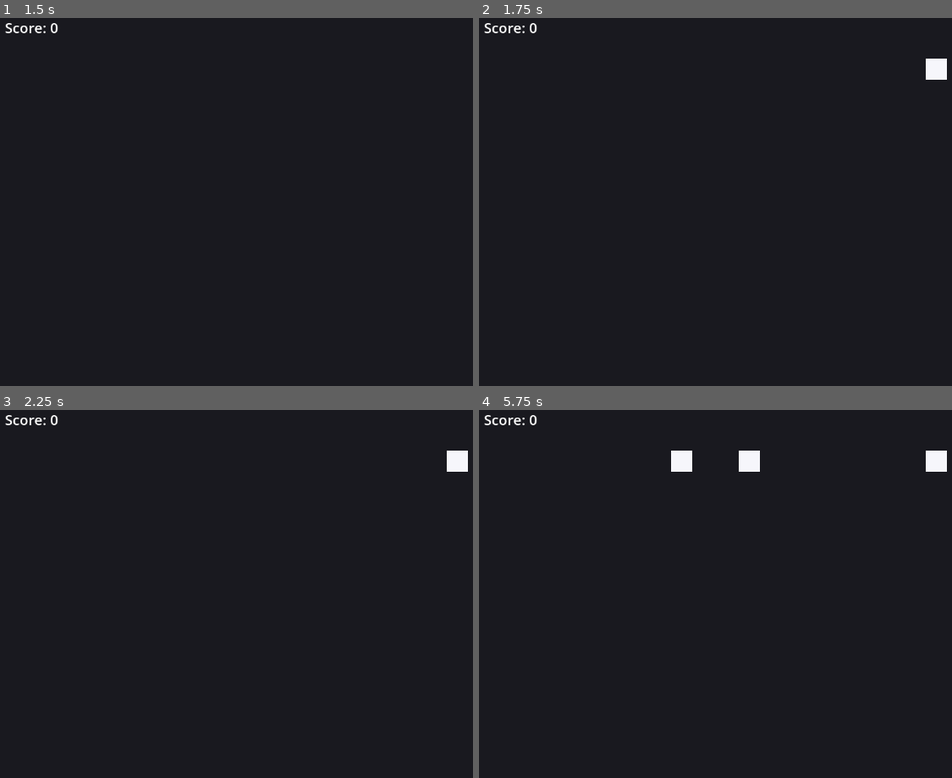
Above: before the commit, frames 1-4 (two rows, left to right).
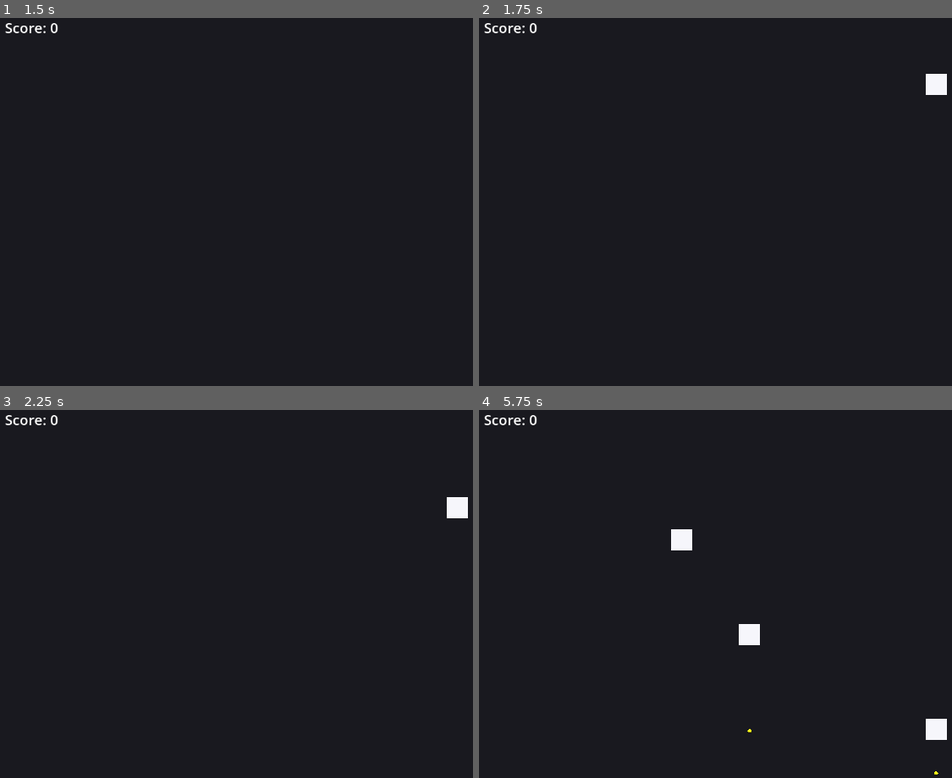
Above: after the commit, the same moments.

Repository: pedromirbr/Shootemup
Game: Godot game, scene res://Game.tscn
Same seed, same stepped clock (60 frames per second), same inputs: the game is played once before the commit and once after it. This scene is started directly instead of the project's main scene.
Inputs (mouse positions are in pixels of both pictures, inside the frame that each line leads up to):
- Up to frame 1 (1.5 s): tap Enter (ui_accept) at 0.5, 0.77, 1.25 s; move the mouse to (outside the picture) at 0.52 s; hold Right (ui_right) 0.53-1.28 s; click (outside the picture) at 0.67 s; move the mouse to (193, 216) at 1.27 s; hold Down (ui_down) from 1.28 s (still down)
- Up to frame 2 (1.75 s): keep holding Down (ui_down); tap Enter (ui_accept) at 1.52 s
- Up to frame 3 (2.25 s): move the mouse to (397, 505) at 2.02 s; release Down (ui_down) at 2.03 s; hold Right (ui_right) from 2.03 s (still down)
- Up to frame 4 (5.75 s): move the mouse to (776, 663) at 2.77 s; release Right (ui_right) at 2.78 s; hold Up (ui_up) 2.78-3.53 s; click (776, 663) at 2.92 s; tap Enter (ui_accept) at 3.02, 3.77, 4.52 s; move the mouse to (outside the picture) at 3.52 s; hold Left (ui_left) 3.53-5.03 s; move the mouse to (606, 531) at 4.27 s; move the mouse to (843, 586) at 5.02 s; hold Down (ui_down) from 5.03 s (still down); click (843, 586) at 5.17 s

Frame 1 is identical in both runs. In frame 2, 0.4% of the frame differs, in the area x 94-99%, y 11-21%; in frame 3, 0.5%; in frame 4, 1.6%, in the area x 40-99%, y 11-100%.
Error before the commit: Parse Error: Could not preload resource file "res://Explosion.tscn". (res://Enemy.gd:8)
Error after the commit: Cannot call method 'instantiate' on a null value. (res://Game.gd:11)

Commit message:
acretando

Diff:
--- a/Explosion.tscn
+++ b/Explosion.tscn
@@ -1,35 +1,31 @@
-[gd_scene load_steps=5 format=3 uid="uid://f1f2f3f4f5f6"]
+[gd_scene load_steps=5 format=3 uid="uid://bqyr14d3qniuy"]
 
-[ext_resource type="Script" path="res://Explosion.gd" id="1_explosion_script"]
+[ext_resource type="Script" uid="uid://dfvad1i5t246f" path="res://Explosion.gd" id="1_explosion_script"]
 
-[sub_resource type="ParticleProcessMaterial" id="PPM_Explosion"]
+[sub_resource type="ParticleProcessMaterial" id="ParticleProcessMaterial_oxoqp"]
 emission_shape = 1
 emission_sphere_radius = 0.2
-direction = Vector3(0, 1, 0)
 spread = 180.0
 gravity = Vector3(0, 0, 0)
-initial_velocity_min = 5.0
-initial_velocity_max = 10.0
-scale_min = 0.05
-scale_max = 0.15
-color = Color(1, 1, 0, 1)
+scale_min = 0.049999997
+scale_max = 0.14999999
+color = Color(0.6004544, 0.6004543, 0, 1)
 
-[sub_resource type="StandardMaterial3D" id="Mat_Explosion"]
-albedo_color = Color(1, 1, 0, 1)
-emission_enabled = true
-emission = Color(1, 1, 0, 1)
-emission_energy_multiplier = 3.0
-shading_mode = 0 # Unshaded
+[sub_resource type="StandardMaterial3D" id="StandardMaterial3D_li25b"]
+shading_mode = 0
+albedo_color = Color(0.85915613, 0.768089, 7.70092e-07, 1)
 
-[sub_resource type="QuadMesh" id="Mesh_Explosion_Quad"]
-material = SubResource("Mat_Explosion")
+[sub_resource type="QuadMesh" id="QuadMesh_n4djn"]
+material = SubResource("StandardMaterial3D_li25b")
 
-[node name="Explosion" type="GPUParticles3D"]
-emitting = true
+[node name="Node3D" type="Node3D"]
+
+[node name="Explosion" type="GPUParticles3D" parent="."]
+emitting = false
 amount = 50
 lifetime = 0.4
 one_shot = true
 explosiveness = 0.9
-process_material = SubResource("PPM_Explosion")
-draw_pass_1 = SubResource("Mesh_Explosion_Quad")
+process_material = SubResource("ParticleProcessMaterial_oxoqp")
+draw_pass_1 = SubResource("QuadMesh_n4djn")
 script = ExtResource("1_explosion_script")
--- a/Game.gd
+++ b/Game.gd
@@ -16,7 +16,7 @@
 	enemy_spawn_timer.start()
 
 
-func _process(delta):
+func _process(_delta):
 	# Update the score label
 	score_label.text = "Score: %s" % PlayerData.score
 
--- a/Player.gd
+++ b/Player.gd
@@ -27,7 +27,7 @@
 	$Pivot/MeshInstance3D.set_surface_override_material(0, material)
 
 
-func _physics_process(delta):
+func _physics_process(_delta):
 	var direction = Input.get_vector("ui_left", "ui_right", "ui_up", "ui_down")
 	velocity = Vector3(direction.x, direction.y, 0) * speed * speed_modifier
 	move_and_slide()
--- a/ShipSelection.gd
+++ b/ShipSelection.gd
@@ -15,7 +15,7 @@
 		return
 
 	var player_name_input = $UI/VBoxContainer/LineEdit.text
-	if not player_name_input.empty():
+	if not player_name_input == null:
 		PlayerData.player_name = player_name_input
 
 	PlayerData.selected_ship = selected_ship_node.name
--- a/ShipSelection.tscn
+++ b/ShipSelection.tscn
@@ -1,16 +1,14 @@
+[gd_scene load_steps=9 format=3 uid="uid://b8kpmk2a3b4c"]
 
-[gd_scene load_steps=10 format=3 uid="uid://b8kpmk2a3b4c"]
-
-[ext_resource type="Script" path="res://Rotator.gd" id="1_rotator"]
-[ext_resource type="Script" path="res://ShipSelection.gd" id="2_ship_select"]
+[ext_resource type="Script" uid="uid://dlwppqgsl3ol6" path="res://Rotator.gd" id="1_rotator"]
+[ext_resource type="Script" uid="uid://crkpcoglrgxug" path="res://ShipSelection.gd" id="2_ship_select"]
 
 [sub_resource type="PrismMesh" id="PrismMesh_ship"]
-sides = 3
-
-[sub_resource type="BoxShape3D" id="Collision_Ship_Box"]
 
 [sub_resource type="StandardMaterial3D" id="Mat_GreenShip"]
 albedo_color = Color(0, 1, 0, 1)
+
+[sub_resource type="BoxShape3D" id="Collision_Ship_Box"]
 
 [sub_resource type="StandardMaterial3D" id="Mat_RedShip"]
 albedo_color = Color(1, 0, 0, 1)
@@ -19,12 +17,10 @@
 albedo_color = Color(0, 0, 1, 1)
 
 [sub_resource type="Environment" id="Env_ShipSelect"]
-
 background_mode = 1
 background_color = Color(0.1, 0.1, 0.12, 1)
 
 [node name="ShipSelection" type="Node3D"]
-
 script = ExtResource("2_ship_select")
 
 [node name="GreenShip" type="StaticBody3D" parent="." groups=["ships"]]
@@ -67,7 +63,6 @@
 transform = Transform3D(1, 0, 0, 0, 0.707107, 0.707107, 0, -0.707107, 0.707107, 0, 0, 0)
 
 [node name="WorldEnvironment" type="WorldEnvironment" parent="."]
-
 environment = SubResource("Env_ShipSelect")
 
 [node name="UI" type="Control" parent="."]
@@ -86,11 +81,9 @@
 anchor_right = 0.5
 anchor_bottom = 0.5
 offset_left = -100.0
-
 offset_top = 182.5
 offset_right = 100.0
 offset_bottom = 287.5
-
 grow_horizontal = 2
 grow_vertical = 2
 theme_override_constants/separation = 10
@@ -106,5 +99,4 @@
 
 [node name="ConfirmButton" type="Button" parent="UI/VBoxContainer"]
 layout_mode = 2
-
 text = "Confirm Selection"
--- a/project.godot
+++ b/project.godot
@@ -8,13 +8,13 @@
 
 config_version=5
 
-[autoload]
-
-PlayerData="*res://PlayerData.gd"
-
 [application]
 
 config/name="Shootemup"
 run/main_scene="res://MainMenu.tscn"
 config/features=PackedStringArray("4.5", "Forward Plus")
 config/icon="res://icon.svg"
+
+[autoload]
+
+PlayerData="*res://PlayerData.gd"
Not shown, added: Enemy.gd.uid
Not shown, added: EnemyBullet.gd.uid
Not shown, added: Explosion.gd.uid
Not shown, added: Game.gd.uid
Not shown: 1 places in Game.tscn that only renumber resources
Not shown, added: Player.gd.uid
Not shown, added: PlayerBullet.gd.uid
Not shown, added: PlayerData.gd.uid
